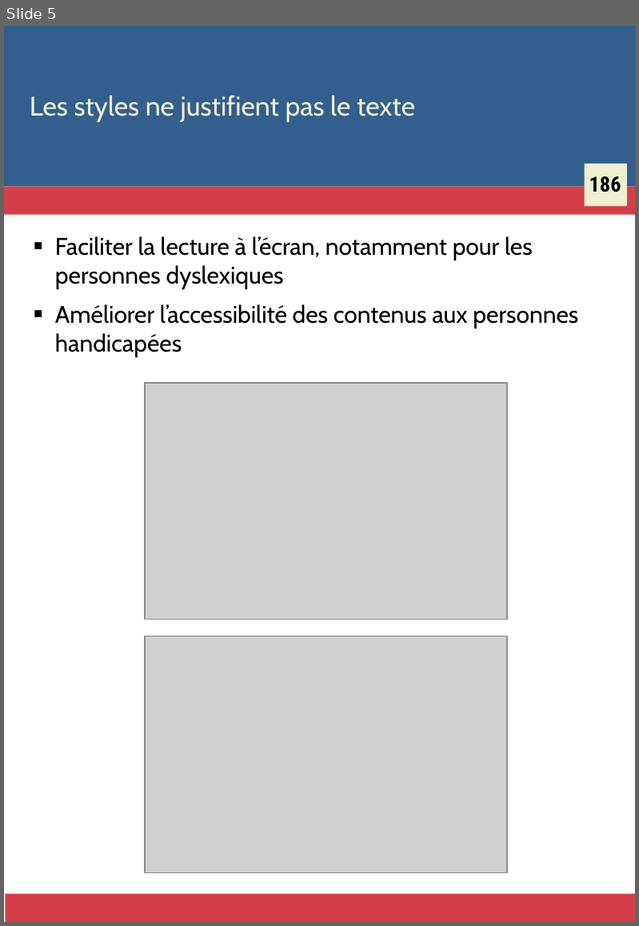
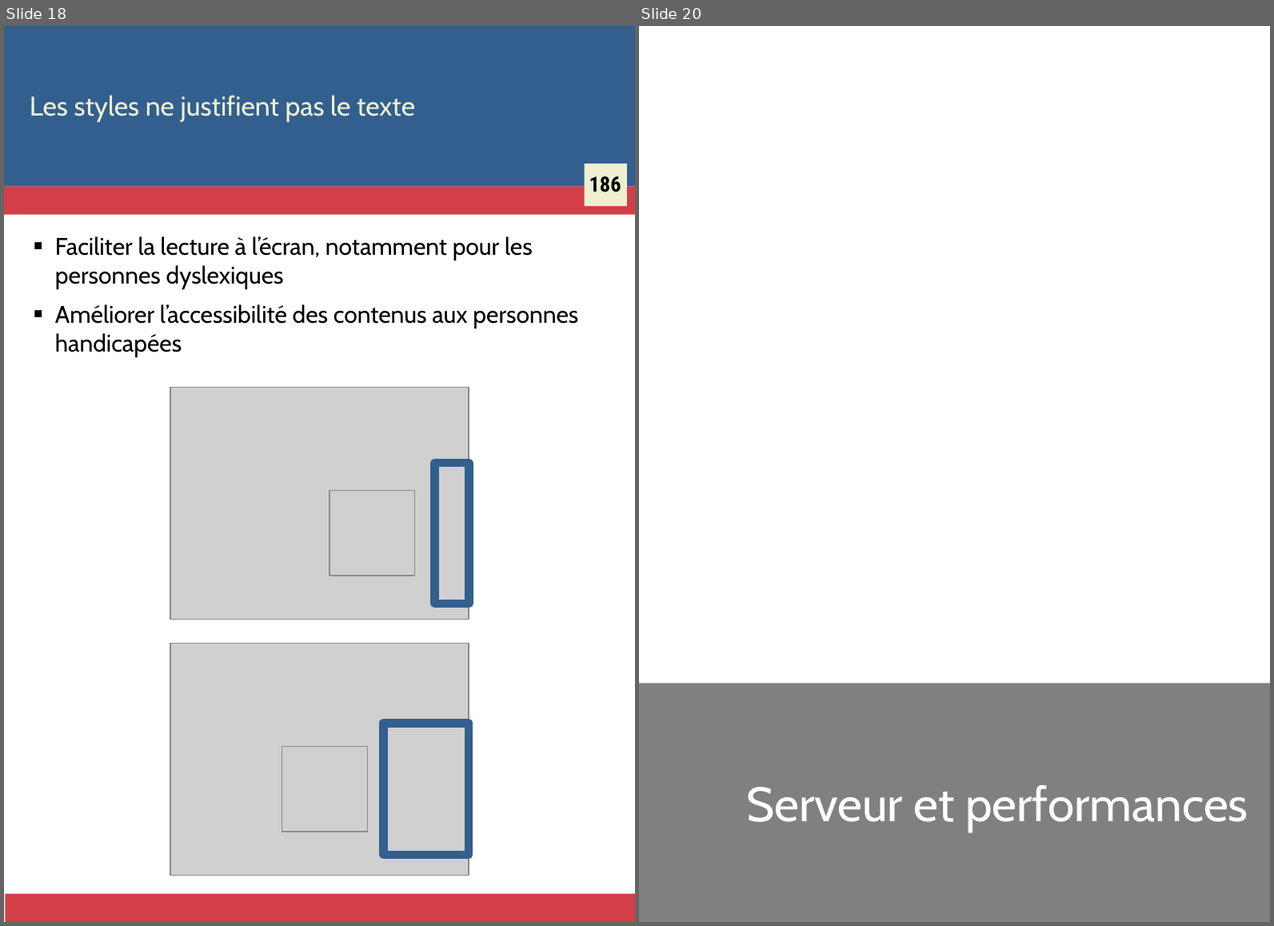
Before and after one commit to Zigazou/bonnes-pratiques-illustrees, a slide deck: bonnes-pratiques.odp. Shown side by side, each under a label of ours: slide 5 before the commit, slides 18 and 20 after it; the slides between them are not shown. The pictures are 639x926 and 1274x926 pixels, drawn with LibreOffice and Linux fonts; fonts in the diff are those of the drawing; grey boxes stand for pictures. Boxes give left, top, right and bottom in pixels: in the first picture for what was removed or moved away, otherwise in the second. Text is boxed around its words. In the diff, an @@ line names an element or a change of style, - is before the commit and + after.

```diff
--- a/bonnes-pratiques.odp
+++ b/bonnes-pratiques.odp
@@ slide 20 added at (x1=639, y1=26, x2=1270, y2=922), background #FFFFFF @@
@@ rectangle added at (x1=639, y1=682, x2=1270, y2=920), fill #808080 @@
@@ title added at (x1=746, y1=785, x2=1248, y2=832), 32 pt, text #FFFFFF @@
+Serveur et performances
@@ what was slide 5 is now slide 18 @@
@@ slide 18 changed as well @@
@@ picture resized from (x1=145, y1=382, x2=507, y2=618) to (x1=170, y1=387, x2=470, y2=618) @@
@@ rectangle added at (x1=435, y1=462, x2=469, y2=603), outline #325F8E 5.67 pt @@
@@ picture added at (x1=330, y1=491, x2=415, y2=576) @@
@@ picture resized from (x1=145, y1=636, x2=507, y2=872) to (x1=170, y1=643, x2=470, y2=875) @@
@@ rectangle added at (x1=383, y1=722, x2=469, y2=854), outline #325F8E 5.67 pt @@
@@ picture added at (x1=282, y1=746, x2=368, y2=832) @@
```
Also in this commit, not shown: 2 other slides changed, 15 other slides added, 30 other files.
